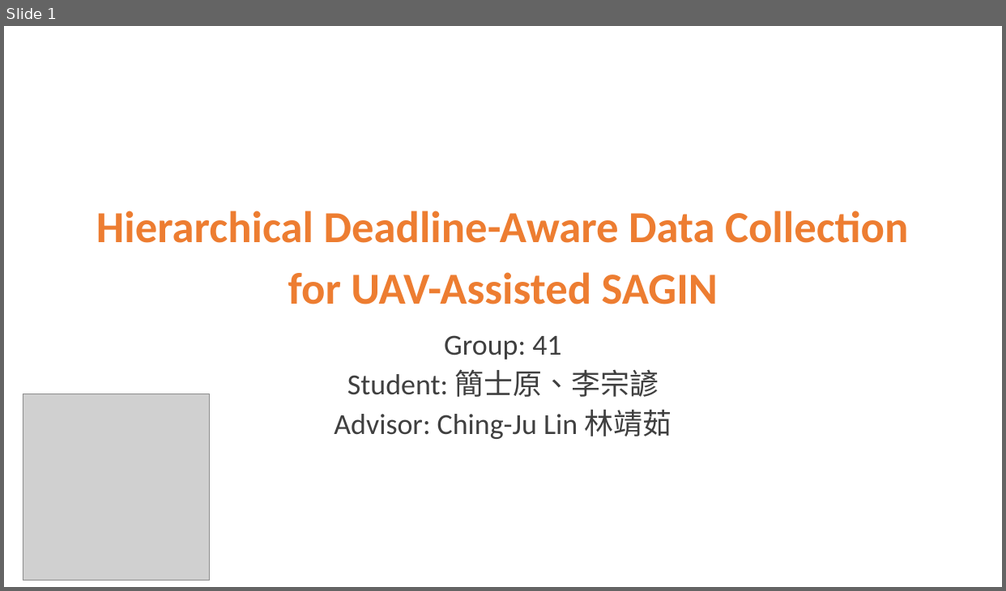
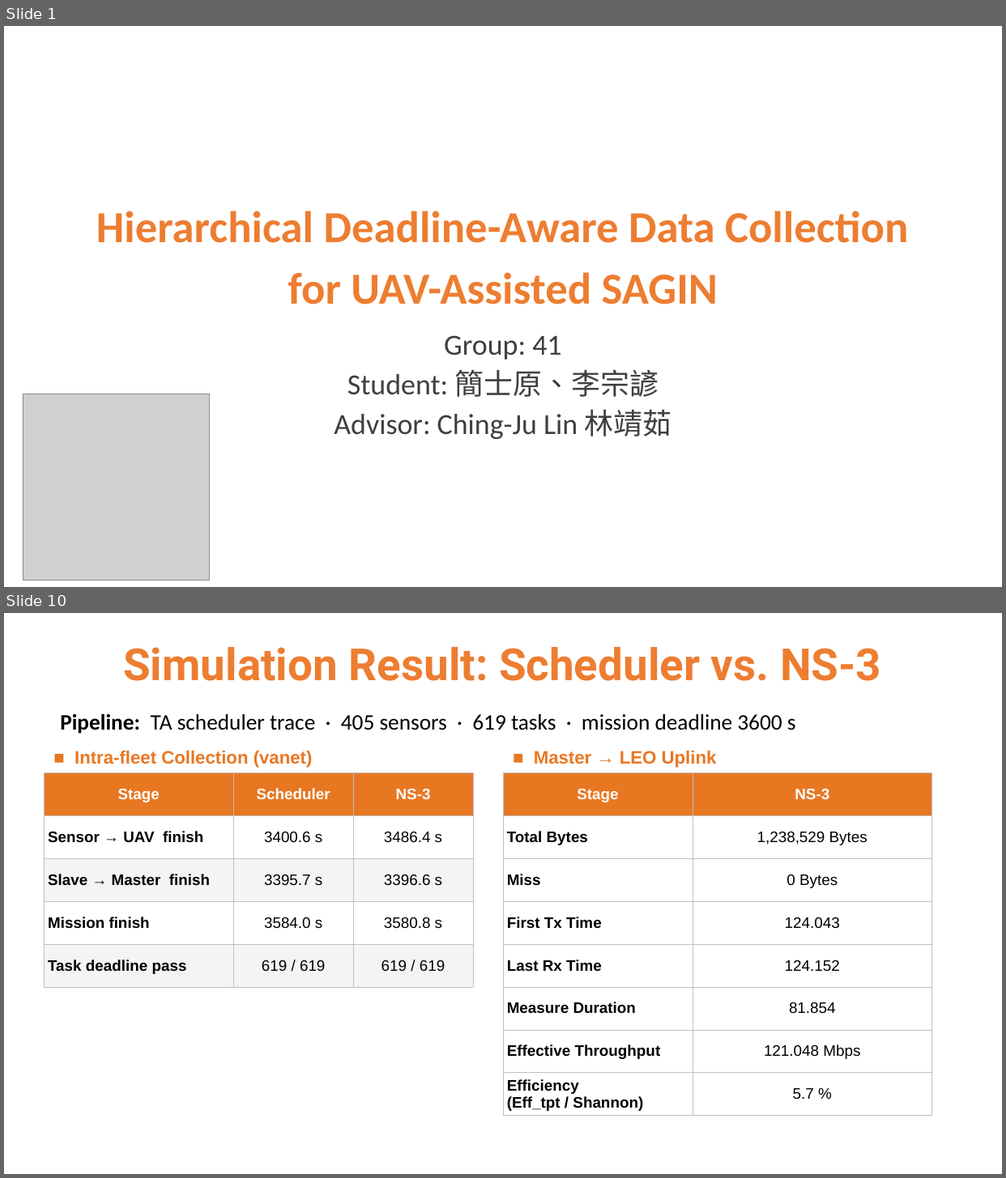
Before and after one commit to 112550039/CS_Project_ns3, a slide deck: docs/專題期末報告.pptx. Shown one above the other, each under a label of ours: slide 1 before the commit, slides 1 and 10 after it; the slides between them are not shown. The pictures are 1006x591 and 1006x1178 pixels, drawn with LibreOffice and Linux fonts; fonts in the diff are those of the drawing; grey boxes stand for pictures. Boxes give left, top, right and bottom in pixels: in the first picture for what was removed or moved away, otherwise in the second. Text is boxed around its words. In the diff, an @@ line names an element or a change of style, - is before the commit and + after.

```diff
--- a/docs/專題期末報告.pptx
+++ b/docs/專題期末報告.pptx
@@ slide 10 added at bbox=[4, 613, 1002, 1174], background #FFFFFF @@
@@ title added at bbox=[123, 647, 881, 681], 32 pt, text #ED7D31, bold @@
+Simulation Result: Scheduler vs. NS-3
@@ text added at bbox=[60, 713, 796, 734], 16 pt, text #000000 @@
+Pipeline: TA scheduler trace · 405 sensors · 619 tasks · mission deadline 3600 s
@@ text added at bbox=[74, 751, 313, 768], 13 pt, text #E87722, bold @@
+■ Intra-fleet Collection (vanet)
@@ text added at bbox=[534, 751, 717, 768], 13 pt, text #E87722, bold @@
+■ Master → LEO Uplink
@@ table added at bbox=[44, 773, 473, 987], 5 rows, 3 columns @@
+Stage | Scheduler | NS-3
+Sensor → UAV finish | 3400.6 s | 3486.4 s
+Slave → Master finish | 3395.7 s | 3396.6 s
+Mission finish | 3584.0 s | 3580.8 s
+Task deadline pass | 619 / 619 | 619 / 619
@@ table added at bbox=[503, 773, 932, 1116], 8 rows, 2 columns @@
+Stage | NS-3
+Total Bytes | 1,238,529 Bytes
+Miss | 0 Bytes
+First Tx Time | 124.043
+Last Rx Time | 124.152
+Measure Duration | 81.854
+Effective Throughput | 121.048 Mbps
+Efficiency (Eff_tpt / Shannon) | 5.7 %
```
Also in this commit, not shown: 8 slides changed, 1 slide removed.
